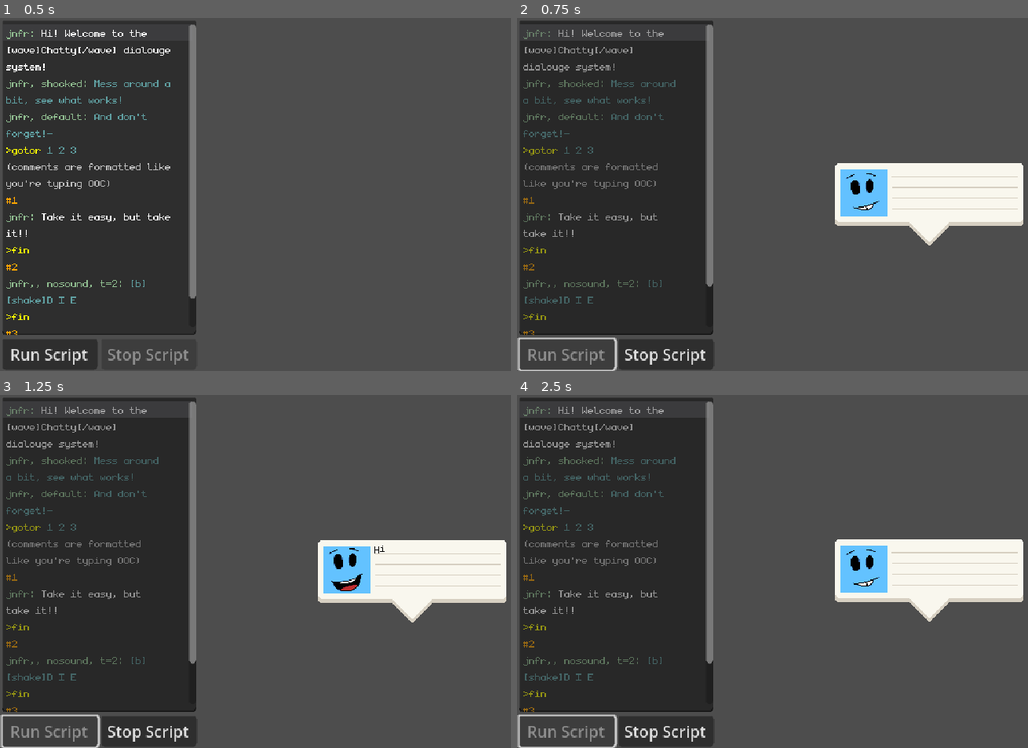
Above: before the commit, frames 1-4 (two rows, left to right).
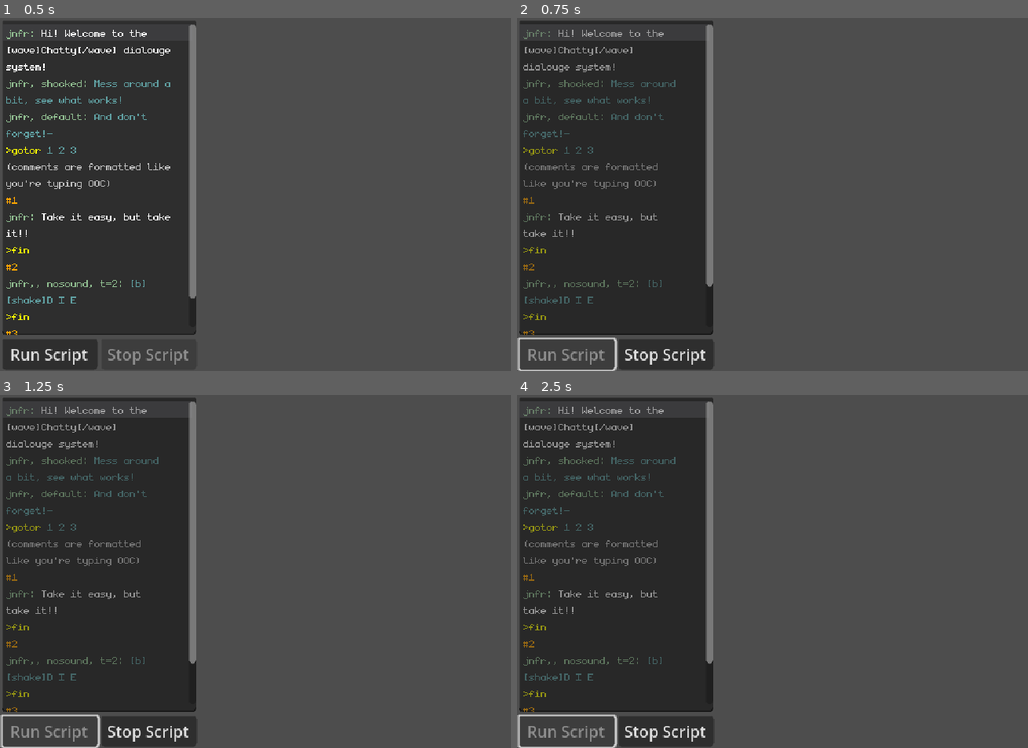
Above: after the commit, the same moments.

Repository: Sciman101/Chatty
Game: Godot game, scene res://scene/demo.tscn
Same seed, same stepped clock (60 frames per second), same inputs: the game is played once before the commit and once after it.
Inputs:
- Up to frame 1 (0.5 s): no input
- Up to frame 2 (0.75 s): click "Run Script" at 0.5 s
- Up to frame 3 (1.25 s): no input
- Up to frame 4 (2.5 s): click "Stop Script" at 1.25 s; click "Run Script" at 2 s

Frame 1 is identical in both runs. In frame 2, 6.8% of the frame differs, in the area x 62-100%, y 41-65%; in frame 3, 6.8%; in frame 4, 6.8%.
Error before the commit: Invalid access to property or key 'frames' on a base object of type 'AnimatedSprite2D'. (res://scripts/chatty/speech_bubble.gd:86)
Error after the commit: Compile Error: (res://scripts/chatty/chatty.gd:-1)

Commit message:
Added speaker importer

Diff:
--- a/project.godot
+++ b/project.godot
@@ -46,6 +46,7 @@
 [autoload]
 
 Chatty="*res://scripts/chatty/chatty.gd"
+SpeakerLoader="*res://scripts/chatty/speaker_loader.gd"
 
 [display]
 
--- a/scene/demo.tscn
+++ b/scene/demo.tscn
@@ -20,7 +20,6 @@
 theme_override_constants/margin_bottom = 2
 
 [node name="VBoxContainer" type="VBoxContainer" parent="CanvasLayer/MarginContainer"]
-layout_mode = 2
 offset_left = 2.0
 offset_top = 2.0
 offset_right = 200.0
@@ -29,7 +28,6 @@
 
 [node name="DialougeInput" type="TextEdit" parent="CanvasLayer/MarginContainer/VBoxContainer"]
 texture_filter = 1
-layout_mode = 2
 offset_right = 198.0
 offset_bottom = 321.0
 grow_vertical = 2
@@ -56,21 +54,18 @@
 caret_blink = true
 
 [node name="HBoxContainer" type="HBoxContainer" parent="CanvasLayer/MarginContainer/VBoxContainer"]
-layout_mode = 2
 offset_top = 325.0
 offset_right = 198.0
 offset_bottom = 356.0
 alignment = 1
 
 [node name="Run" type="Button" parent="CanvasLayer/MarginContainer/VBoxContainer/HBoxContainer"]
-layout_mode = 2
 offset_right = 97.0
 offset_bottom = 31.0
 size_flags_horizontal = 3
 text = "Run Script"
 
 [node name="Stop" type="Button" parent="CanvasLayer/MarginContainer/VBoxContainer/HBoxContainer"]
-layout_mode = 2
 offset_left = 101.0
 offset_right = 198.0
 offset_bottom = 31.0
--- a/scripts/chatty/chatty.gd
+++ b/scripts/chatty/chatty.gd
@@ -142,9 +142,13 @@
 			var params = Array(line.substr(0,colon_index).strip_edges().split(',')).map(func(item): return item.strip_edges().to_lower())
 			var dialouge = line.substr(colon_index+1).strip_edges()
 
+			if not SpeakerLoader.speakers.has(params[0]):
+				push_error("Unknown speaker ",params[0])
+				return
+
 			var event = {
 				'type': &'dialouge',
-				'speaker': Speakers[params[0]],
+				'speaker': SpeakerLoader.speakers[params[0]],
 				'dialouge': dialouge
 			}
 			if params.size() > 1:
